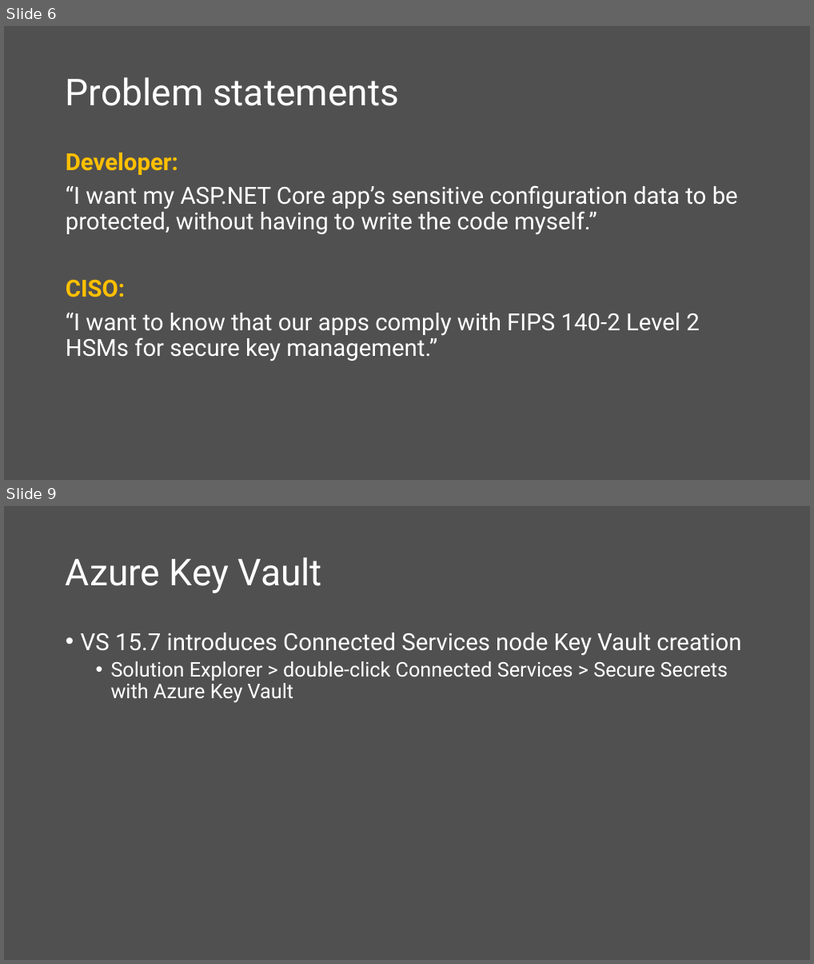
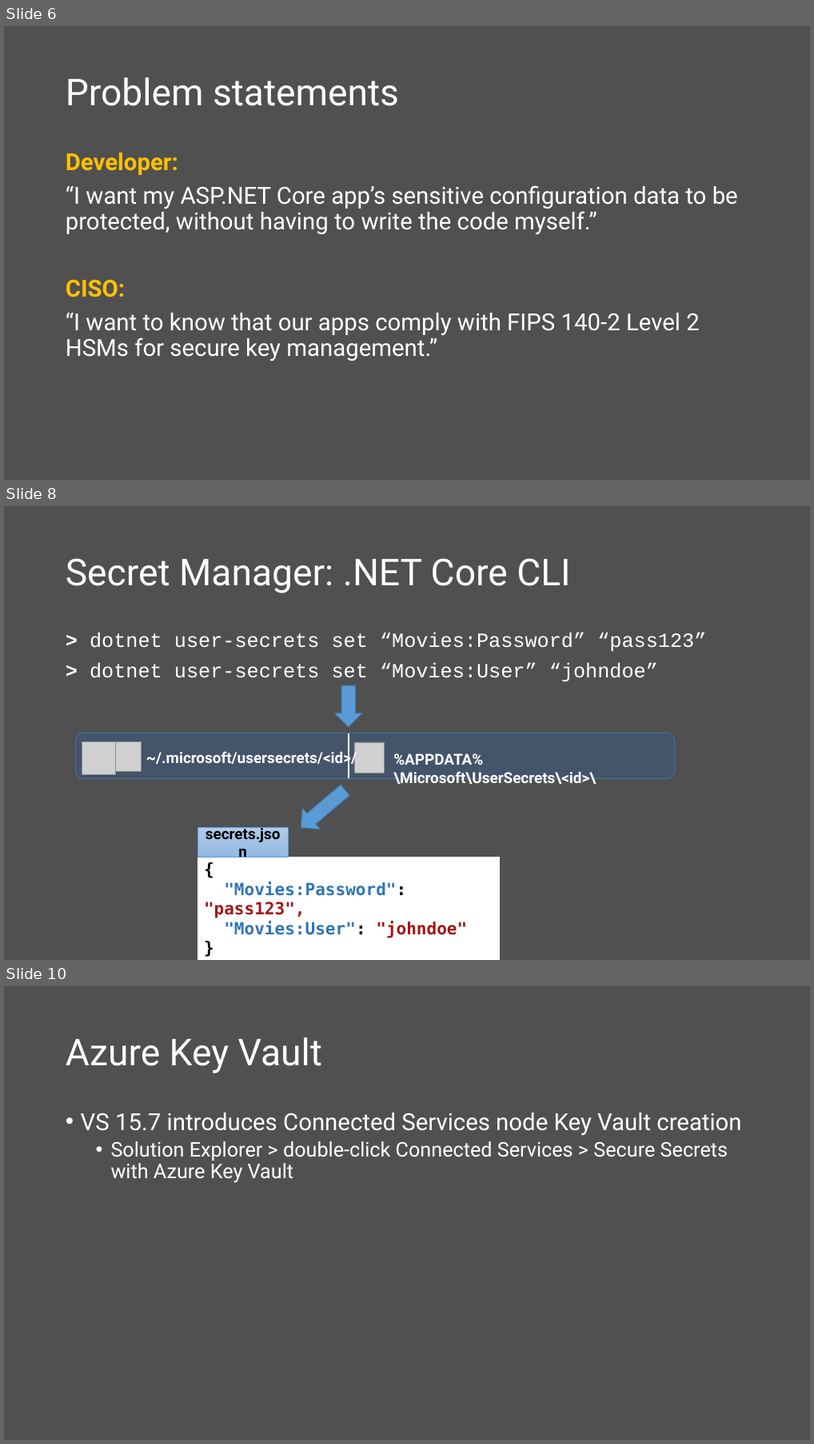
Before and after one commit to scottaddie/slide-decks, a slide deck: Protecting App Secrets.pptx. Shown one above the other, each under a label of ours: slides 6 and 9 before the commit, slides 6, 8 and 10 after it; the slides between them are not shown. The pictures are 814x964 and 814x1444 pixels, drawn with LibreOffice and Linux fonts; fonts in the diff are those of the drawing; grey boxes stand for pictures. Boxes give left, top, right and bottom in pixels: in the first picture for what was removed or moved away, otherwise in the second. Text is boxed around its words. In the diff, an @@ line names an element or a change of style, - is before the commit and + after.

Commit message:
Add Secret Manager in CLI slide

```diff
--- a/Protecting App Secrets.pptx
+++ b/Protecting App Secrets.pptx
@@ slide 8 added at (4,506,810,960), background #505050 @@
@@ title added at (66,558,570,593), 44 pt, text #FFFFFF @@
+Secret Manager: .NET Core CLI
@@ text added at (90,632,706,681), 24 pt, text #FFFFFF @@
+> dotnet user-secrets set “Movies:Password” “pass123”
+> dotnet user-secrets set “Movies:User” “johndoe”
@@ down arrow added at (335,686,362,728), fill #5B9BD5, outline #43739E 1 pt @@
@@ rounded rectangle added at (75,733,675,779), fill #44546A, outline #43739E 1 pt @@
@@ picture added at (82,741,116,775) @@
@@ picture added at (115,741,141,772) @@
@@ line added from (349, 733) to (349, 778), #FFFFFF 1.5 pt @@
@@ picture added at (354,742,385,772) @@
@@ text added at (146,748,357,767), 18 pt, text #FFFFFF, bold @@
+~/.microsoft/usersecrets/<id>/
@@ text added at (394,753,596,784), 18 pt, text #FFFFFF, bold @@
+%APPDATA%\Microsoft\UserSecrets\<id>\
@@ down arrow added at (292,779,354,838), fill #5B9BD5, outline #43739E 1 pt @@
@@ rectangle added at (198,828,288,857), fill gradient #B1CBE9 to #A3C1E5 to #93B9E4, outline #5B9BD5 0.5 pt, 18 pt, text #000000, bold @@
+secrets.json
@@ table added at (198,857,499,944), 1 rows, 1 columns @@
+{ / "Movies:Password": "pass123", / "Movies:User": "johndoe" / }
@@ what was slide 9 is now slide 10 @@
```
Also in this commit, not shown: 2 slides changed, 1 other slide added.
